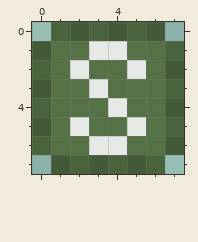
Edited in one commit: pixel-art sprite (Resources/Textures/_NF/Interface/Misc/job_icons.rsi/nfsdsergeant.png). The first picture shows the starting point.
The file is 8x8 pixels. Colours within 5 levels of each other are drawn and written as one.
The result:
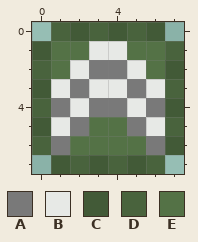
Palette (. is transparent): A #797979  B #e7e9e6  C #425a37  D #49633d  E #547246
From old to new:
{"y":2,"x":3,"old":"EE","new":"AA"}
{"y":3,"x":1,"old":"EE","new":"BA"}
{"y":3,"x":4,"old":"EEE","new":"BAB"}
{"y":4,"x":1,"old":"EEEBEE","new":"ABAABA"}
{"y":5,"x":1,"old":"EB","new":"BA"}
{"y":5,"x":5,"old":"BE","new":"AB"}
{"y":6,"x":1,"old":"E","new":"A"}
{"y":6,"x":3,"old":"BB","new":"EE"}
{"y":6,"x":6,"old":"E","new":"A"}
{"label":"changed","picture_box":[51,60,165,155]}
